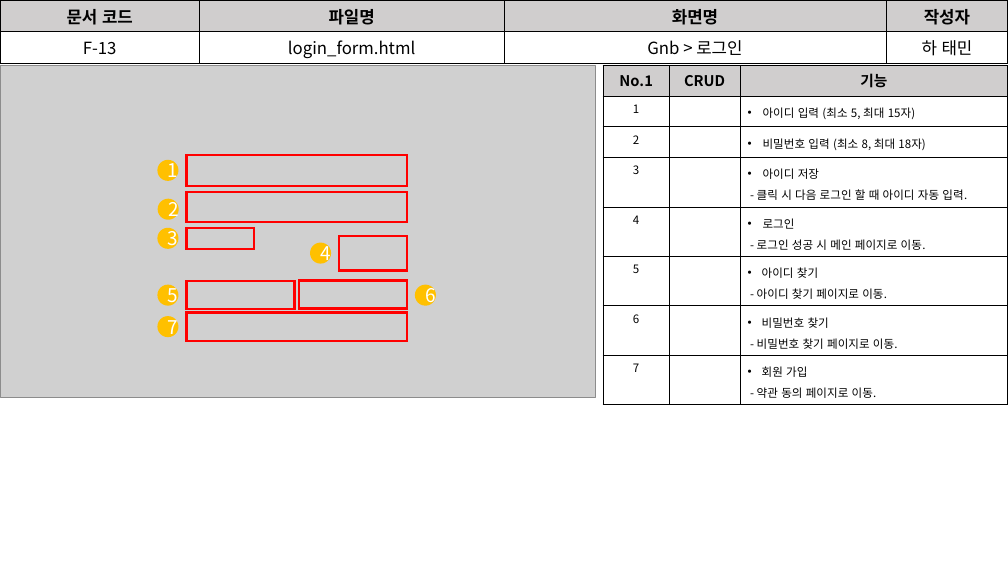
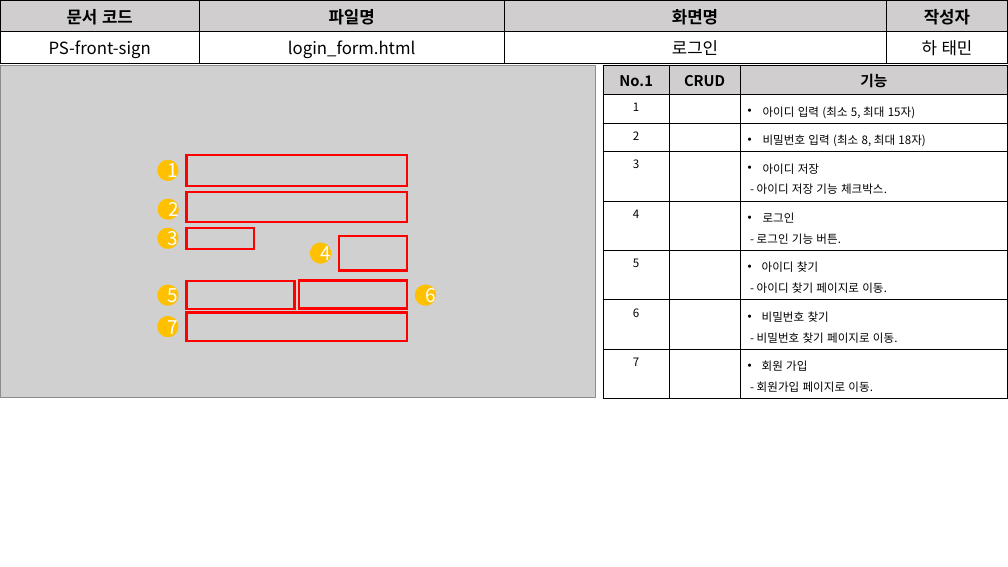
Before and after one commit to David-Ha-1217/Publisher_Portfolio, a slide deck: slide 8 of Documents/화면설계서.pptx. Drawn at 1008x567 pixels with LibreOffice and Linux fonts; fonts in the diff are those of the drawing; grey boxes stand for pictures. Boxes give left, top, right and bottom in pixels: in the first picture for what was removed or moved away, otherwise in the second. Text is boxed around its words. In the diff, an @@ line names an element or a change of style, - is before the commit and + after.

Commit message:
(2020-06-04) 기능정의서, 화면설계서,  index.html 수정.

```diff
--- a/Documents/화면설계서.pptx
+++ b/Documents/화면설계서.pptx
@@ table at (0,0,1008,63) @@
-row 2, column 1: F-13
+row 2, column 1: PS-front-sign
-row 2, column 3: Gnb > 로그인
+row 2, column 3: 로그인
@@ table at (603,66,1008,396) @@
-row 4, column 3: 아이디 저장 / - 클릭 시 다음 로그인 할 때 아이디 자동 입력.
+row 4, column 3: 아이디 저장 / - 아이디 저장 기능 체크박스.
-row 5, column 3: 로그인 / - 로그인 성공 시 메인 페이지로 이동.
+row 5, column 3: 로그인 / - 로그인 기능 버튼.
-row 8, column 3: 회원 가입 / - 약관 동의 페이지로 이동.
+row 8, column 3: 회원 가입 / - 회원가입 페이지로 이동.
```
Also in this commit, not shown: 7 other slides changed, 2 other files.
